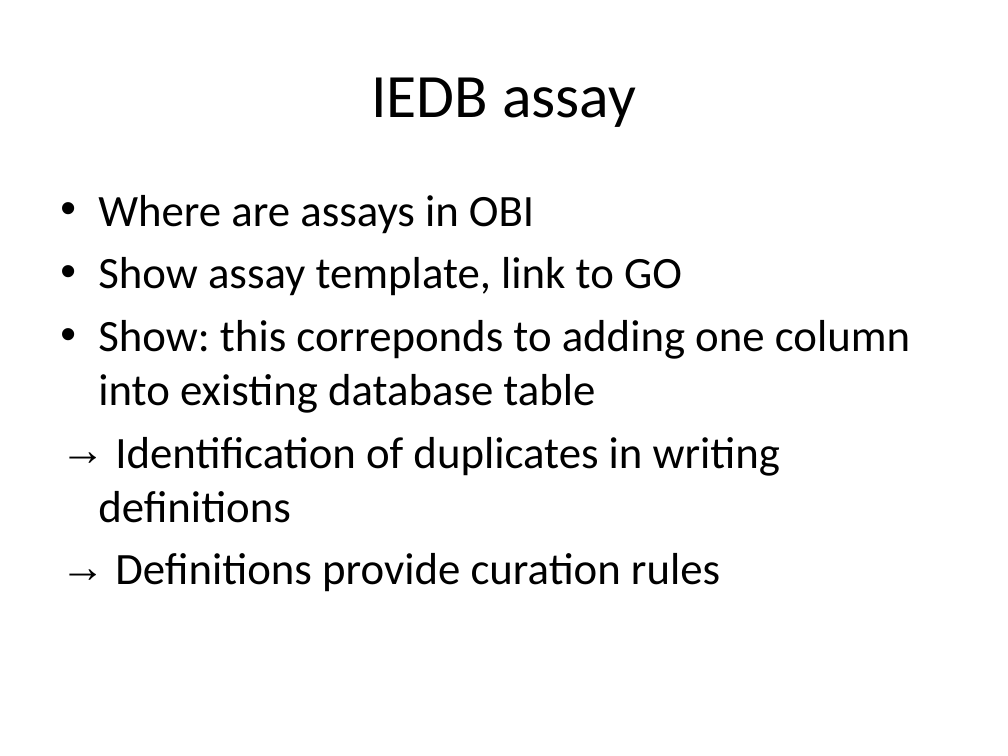
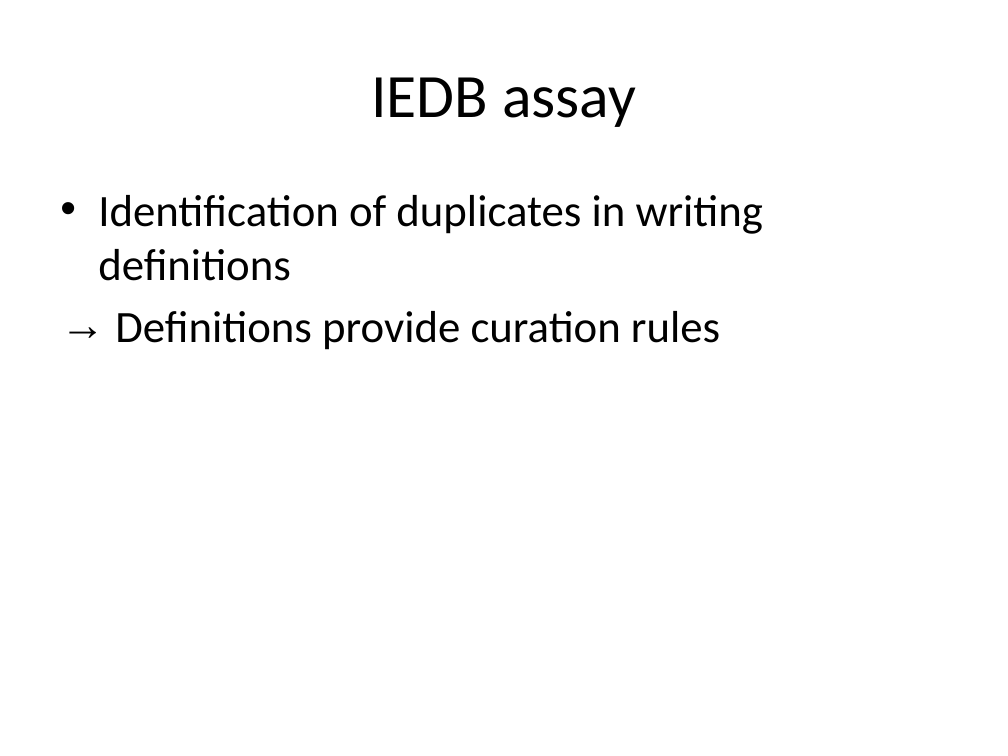
Before and after one commit to obi-ontology/obi-legacy-svn, a slide deck: slide 35 of trunk/docs/presentations/OBI tutorial July 2011 ICBO/OBI overview and IEDB.pptx (slide 31 before the commit). Drawn at 1008x756 pixels with LibreOffice and Linux fonts; fonts in the diff are those of the drawing. Boxes give left, top, right and bottom in pixels: in the first picture for what was removed or moved away, otherwise in the second. Text is boxed around its words. In the diff, an @@ line names an element or a change of style, - is before the commit and + after.

```diff
--- a/trunk/docs/presentations/OBI tutorial July 2011 ICBO/OBI overview and IEDB.pptx
+++ b/trunk/docs/presentations/OBI tutorial July 2011 ICBO/OBI overview and IEDB.pptx
@@ text at box(98, 195, 910, 413): paragraphs removed @@
-• Where are assays in OBI
-• Show assay template, link to GO
-• Show: this correponds to adding one column into existing database table
@@ text at box(98, 195, 763, 281): bullet → to • @@
```
Also in this commit, not shown: 6 other slides changed, 5 slides added, 1 slide removed.
